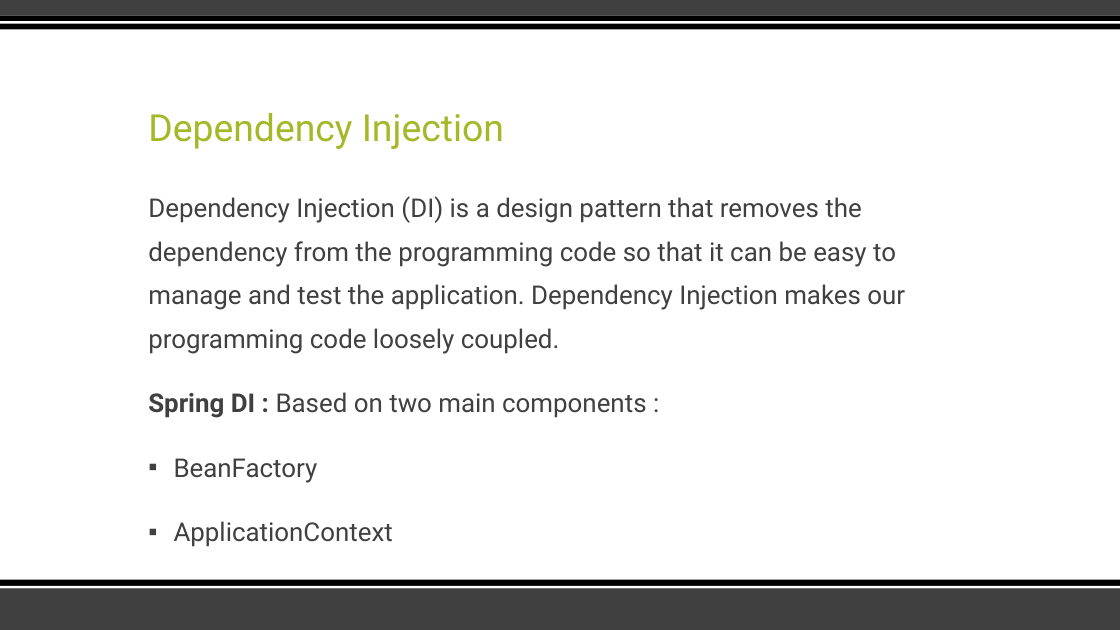
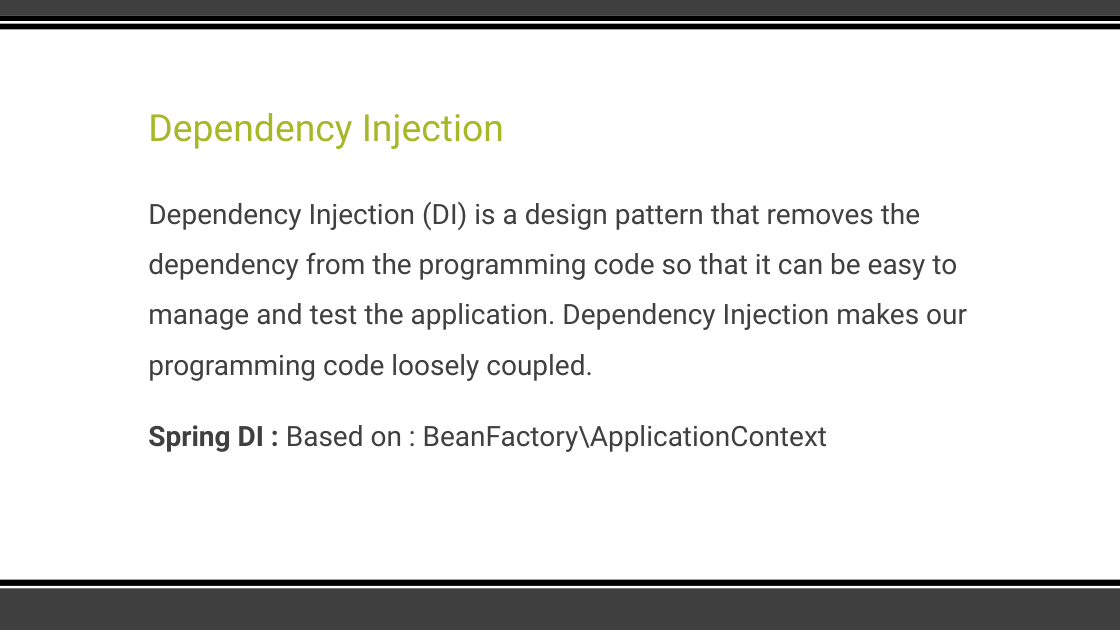
Before and after one commit to ShehataIbrahim/spring-workshop, a slide deck: slide 9 of doc/Spring.pptx. Drawn at 1120x630 pixels with LibreOffice and Linux fonts; fonts in the diff are those of the drawing. Boxes give left, top, right and bottom in pixels: in the first picture for what was removed or moved away, otherwise in the second. Text is boxed around its words. In the diff, an @@ line names an element or a change of style, - is before the commit and + after.

```diff
--- a/doc/Spring.pptx
+++ b/doc/Spring.pptx
@@ text at <box>148,202,967,381</box>: size 22.2 to 24 pt in "Dependency Injection (DI) is a design pattern ..."; line spacing 1.4 to 1.5 @@
@@ text at <box>148,425,827,452</box>: text changed; size 22.2 to 24 pt @@
-Spring DI : Based on two main components :
-▪ BeanFactory
-▪ ApplicationContext
+Spring DI : Based on : BeanFactory\ApplicationContext
```
Also in this commit, not shown: 1 slide added, 18 other files.
